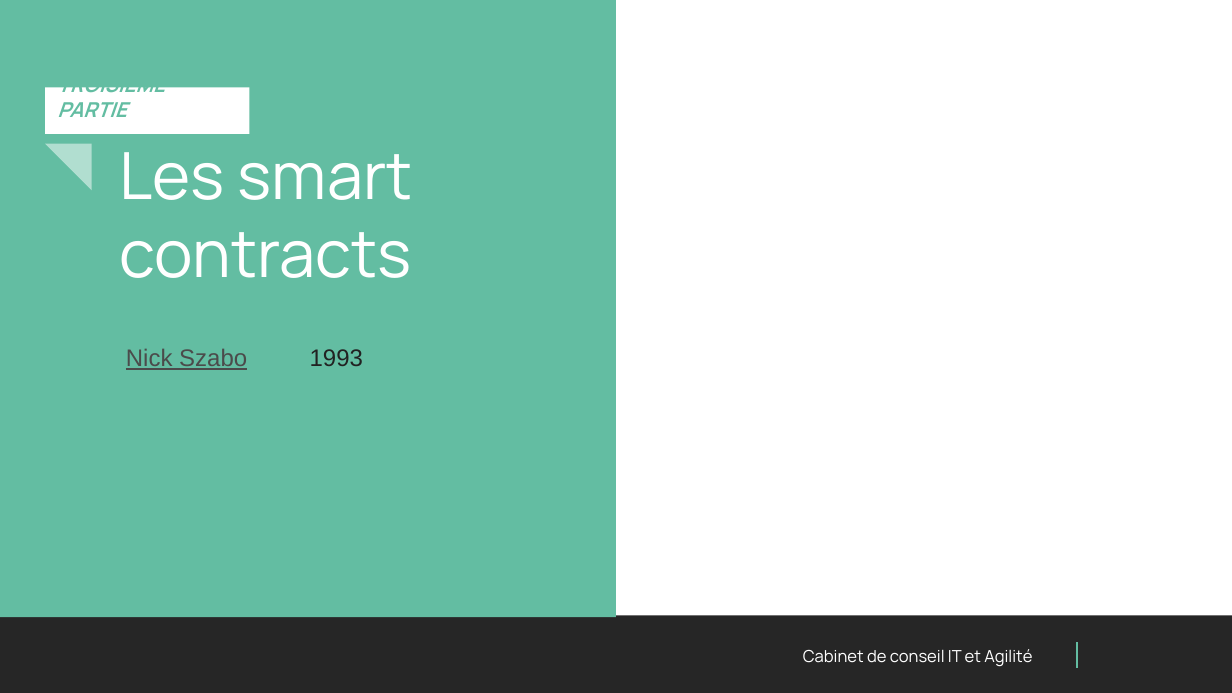
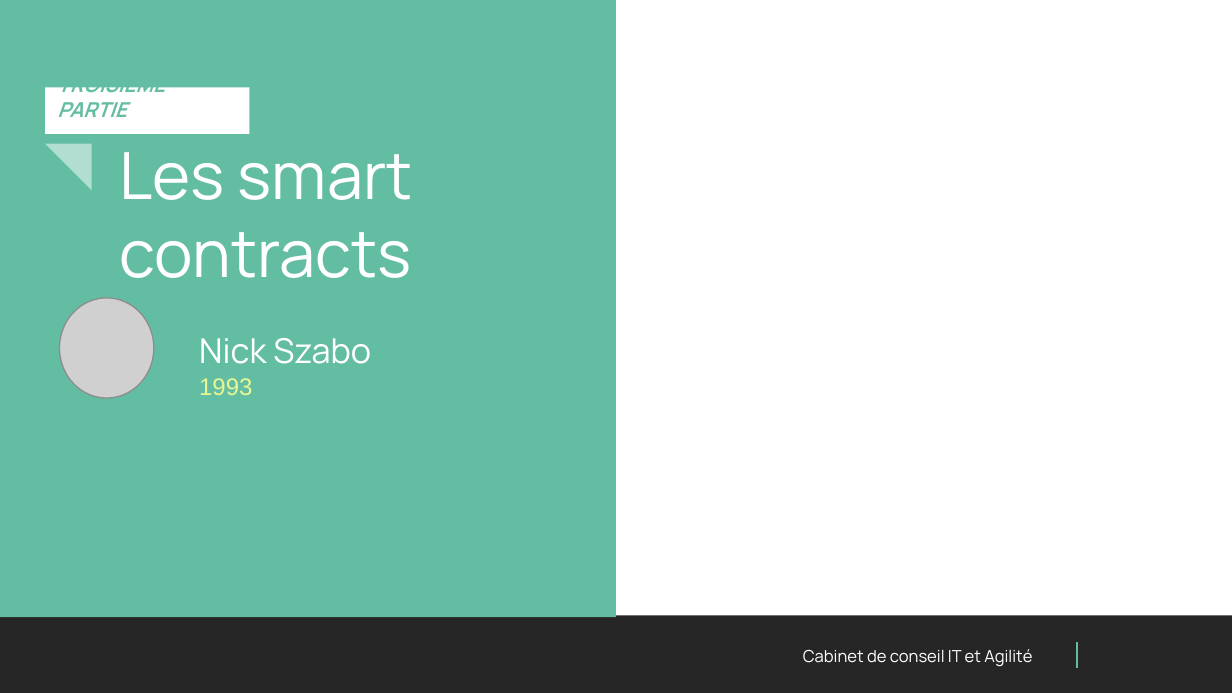
Before and after one commit to PaulFasola/Techlabs, a slide deck: slide 15 of Blockchain101+SmartContracts/Presentation/Techlab Blockchain.pptx (slide 13 before the commit). Drawn at 1232x693 pixels with LibreOffice and Linux fonts; fonts in the diff are those of the drawing; grey boxes stand for pictures; background and template pictures are left out. Boxes give left, top, right and bottom in pixels: in the first picture for what was removed or moved away, otherwise in the second. Text is boxed around its words. In the diff, an @@ line names an element or a change of style, - is before the commit and + after.

```diff
--- a/Blockchain101+SmartContracts/Presentation/Techlab Blockchain.pptx
+++ b/Blockchain101+SmartContracts/Presentation/Techlab Blockchain.pptx
@@ picture added at <box>59,298,154,398</box> @@
@@ text "Nick Szabo": place and size @@
-text "Nick Szabo" at <box>126,348,247,370</box>
+text "Nick Szabo" at <box>199,338,371,364</box>
@@ text "Nick Szabo" at <box>199,338,371,364</box>: size 14 to 20 pt, font Arial to Manrope, text colour #4B4B4B to #FFFFFF, underline off @@
@@ text "1993": place and size @@
-text "1993" at <box>310,349,363,366</box>
+text "1993" at <box>199,378,252,395</box>
@@ text "1993" at <box>199,378,252,395</box>: text colour #222222 to #E8F791 @@
```
Also in this commit, not shown: 5 other slides changed, 2 slides added, 3 other files.
